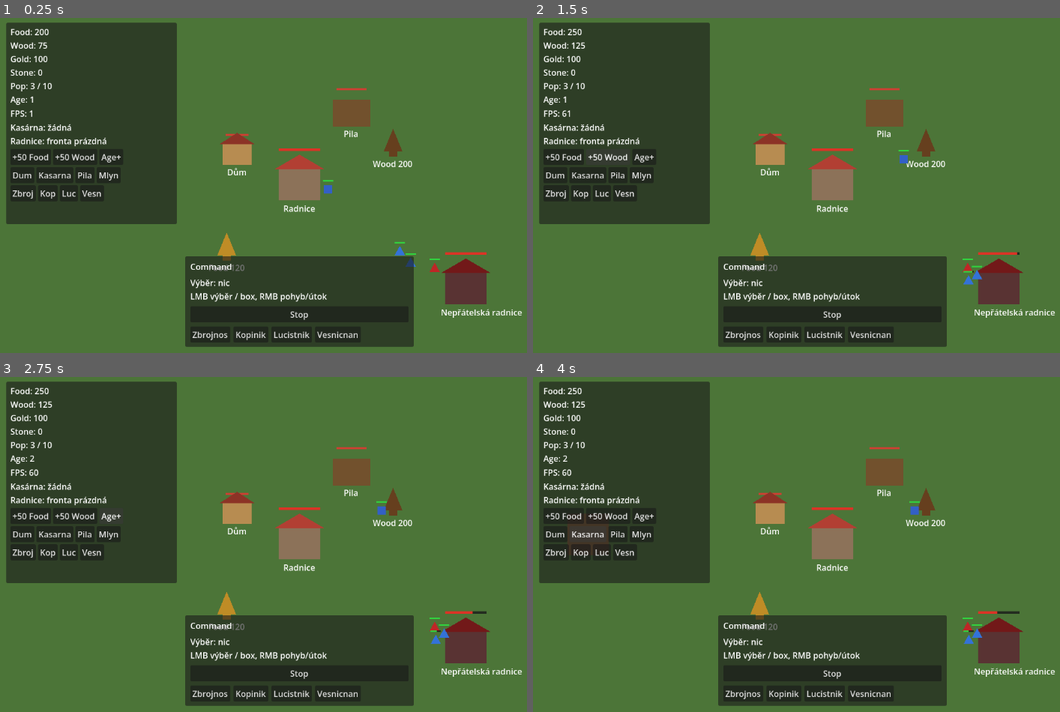
Above: before the commit, frames 1-4 (two rows, left to right).
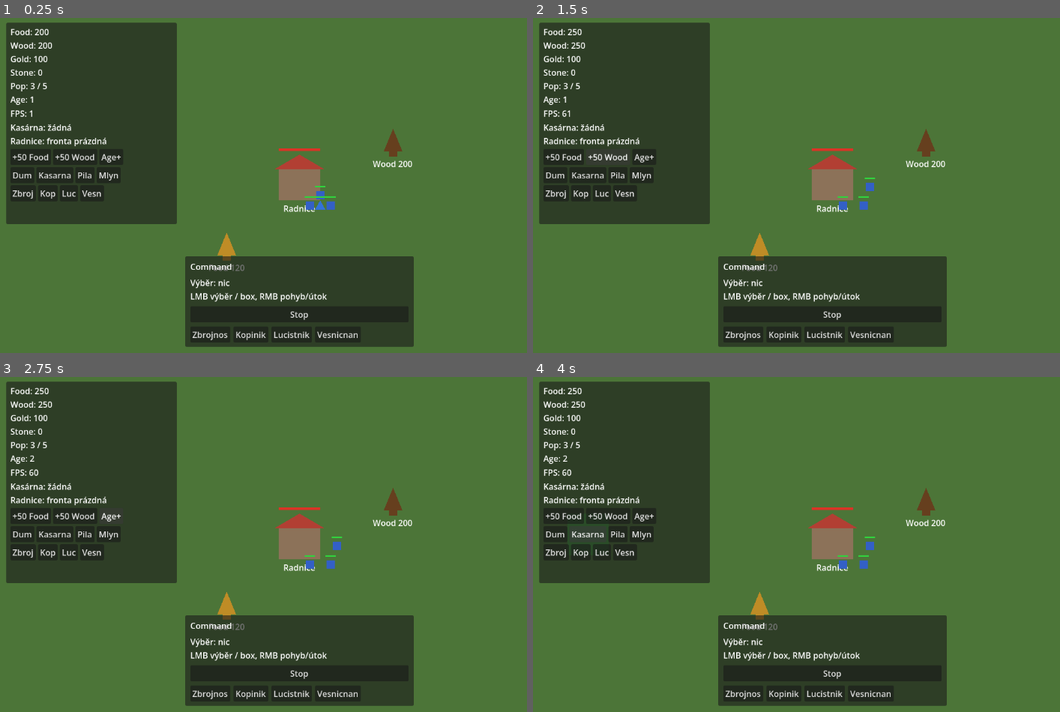
Above: after the commit, the same moments.

Repository: Kosino/ceske-srdce
Game: Godot game, scene res://scenes/map/Map.tscn
Same seed, same stepped clock (60 frames per second), same inputs: the game is played once before the commit and once after it.
Inputs:
- Up to frame 1 (0.25 s): no input
- Up to frame 2 (1.5 s): click "+50 Food" at 0.5 s; click "+50 Wood" at 1.25 s
- Up to frame 3 (2.75 s): click "Age+" at 2 s
- Up to frame 4 (4 s): click "Dum" at 2.75 s; click "Kasarna" at 3.5 s

The runs differ from the first frame. In frame 1, 2.7% of the frame differs, in the area x 7-100%, y 7-90%; in frame 2, 2.7%; in frame 3, 2.7%; in frame 4, 2.8%, in the area x 6-100%, y 7-90%.

Commit message:
Fix villager orders, friendly fire, and clean start demo
Villagers use a MOVING state so RMB move works after town-hall train.
Reject friendly attack/harvest targets with logs and a headless smoke
check. Start map with only Radnice, villagers, and resources.

Diff:
--- a/scripts/buildings/Barracks.gd
+++ b/scripts/buildings/Barracks.gd
@@ -92,6 +92,8 @@
 	var parent := spawn_parent if spawn_parent else get_parent()
 	unit.position = global_position + Vector2(0, footprint.y * 0.5 + 24.0)
 	parent.add_child(unit)
+	if unit is Unit and (unit as Unit).team == 0 and not unit.is_in_group("player_units"):
+		unit.add_to_group("player_units")
 	unit_spawned.emit(unit)
 	var label := str(UNIT_DEFS.get(unit_id, {}).get("label", unit_id))
 	print("[PROD] spawned %s at %s" % [unit_id, str(unit.position)])
--- a/scripts/map/Map.gd
+++ b/scripts/map/Map.gd
@@ -14,10 +14,12 @@
 	await get_tree().physics_frame
 	await get_tree().physics_frame
 	_spawn_core_demo()
-	NotificationManager.show_message("F3 debug. Command: Train Z/K/L/V. Pila/Mlýn drop-off.")
+	await _run_friendly_target_smoke()
+	NotificationManager.show_message("Start: Radnice + vesničané + zdroje. F3 stavění/trénink.")
 
 
 func _spawn_core_demo() -> void:
+	# DESIGN start: only Radnice, villagers, and resource nodes (no prebuilt House/Pila/combat).
 	var hall: DropOff = DROPOFF_SCENE.instantiate()
 	hall.team = 0
 	hall.position = Vector2(900, 700)
@@ -37,39 +39,45 @@
 	food.position = Vector2(760, 820)
 	units.add_child(food)
 
-	var villager: Villager = VILLAGER_SCENE.instantiate()
-	villager.position = Vector2(940, 720)
-	units.add_child(villager)
-	villager.assign_gather(wood)
+	for offset in [Vector2(940, 720), Vector2(920, 740), Vector2(960, 740)]:
+		var villager: Villager = VILLAGER_SCENE.instantiate()
+		villager.position = offset
+		units.add_child(villager)
 
-	building_placer.place_at("house", Vector2(780, 640))
-	building_placer.place_at("lumber_camp", Vector2(1000, 560))
-	building_placer.place_at("mill", Vector2(820, 860))
-	var barracks := building_placer.place_at("barracks", Vector2(1020, 780))
-	if barracks is Barracks:
-		var b := barracks as Barracks
-		b.enqueue_soldier()
-		b.enqueue_spearman()
 
-	# Combat demo: enemy hall uses reduced HP so victory is verifiable in headless.
-	var enemy_hall: DropOff = DROPOFF_SCENE.instantiate()
-	enemy_hall.team = 1
-	enemy_hall.max_hp = 90.0
-	enemy_hall.population_bonus = 0
-	enemy_hall.position = Vector2(1220, 900)
-	units.add_child(enemy_hall)
-	victory.watch_new_hall(enemy_hall)
+## Headless/manual regression: own buildings must not take friendly damage.
+func _run_friendly_target_smoke() -> void:
+	await get_tree().physics_frame
+	var hall := get_tree().get_first_node_in_group("player_town_hall") as DropOff
+	if hall == null:
+		print("[TEST] FAIL no player town hall")
+		return
+	var hp_before := hall.hp
 
-	var enemy: Soldier = SOLDIER_SCENE.instantiate()
-	enemy.team = 1
-	enemy.contribute_population = false
-	enemy.position = Vector2(1160, 860)
-	units.add_child(enemy)
+	var soldier: Soldier = SOLDIER_SCENE.instantiate()
+	soldier.team = 0
+	soldier.contribute_population = false
+	soldier.position = hall.global_position + Vector2(40, 40)
+	units.add_child(soldier)
+	await get_tree().physics_frame
 
-	for offset in [Vector2(1080, 820), Vector2(1100, 840)]:
-		var ally: Soldier = SOLDIER_SCENE.instantiate()
-		ally.team = 0
-		ally.contribute_population = true
-		ally.position = offset
-		units.add_child(ally)
-		ally.command_attack(enemy_hall)
+	soldier.command_attack(hall)
+	await get_tree().create_timer(0.3).timeout
+
+	var refused := soldier.attack_target == null
+	var hp_ok := is_equal_approx(hall.hp, hp_before)
+	print("[TEST] friendly_fire refused=%s hp_unchanged=%s (hp=%.1f)" % [refused, hp_ok, hall.hp])
+	if not refused or not hp_ok:
+		print("[TEST] FAIL friendly fire check")
+	else:
+		print("[TEST] PASS friendly fire check")
+
+	var villager := get_tree().get_first_node_in_group("player_units") as Villager
+	if villager:
+		villager.command_attack(hall)
+		print("[TEST] villager_attack_target_null=%s" % [villager.attack_target == null])
+		villager.command_move(hall.global_position + Vector2(80, 0))
+		await get_tree().physics_frame
+		print("[TEST] villager_moving_state=%s" % [villager.state == Villager.State.MOVING])
+
+	soldier.queue_free()
--- a/scripts/units/Unit.gd
+++ b/scripts/units/Unit.gd
@@ -26,16 +26,20 @@
 func _ready() -> void:
 	hp = max_hp
 	add_to_group("units")
+	_register_team_groups()
+	if navigation_agent:
+		navigation_agent.velocity_computed.connect(_on_velocity_computed)
+		navigation_agent.avoidance_enabled = true
+		navigation_agent.max_speed = speed
+
+
+func _register_team_groups() -> void:
 	if team == 0:
 		add_to_group("player_units")
 		if contribute_population:
 			GameManager.change_population(1)
 	else:
 		add_to_group("enemy_units")
-	if navigation_agent:
-		navigation_agent.velocity_computed.connect(_on_velocity_computed)
-		navigation_agent.avoidance_enabled = true
-		navigation_agent.max_speed = speed
 
 
 func _draw() -> void:
@@ -64,15 +68,32 @@
 	velocity = Vector2.ZERO
 
 
+func is_navigation_finished() -> bool:
+	return navigation_agent == null or navigation_agent.is_navigation_finished()
+
+
 func command_move(world_pos: Vector2) -> void:
 	attack_target = null
 	set_movement_target(world_pos)
 
 
+func is_friendly_target(target: Node2D) -> bool:
+	if target == null or not is_instance_valid(target):
+		return true
+	if "team" in target and int(target.get("team")) == team:
+		return true
+	if team == 0 and (target.is_in_group("player_buildings") or target.is_in_group("player_town_hall") or target.is_in_group("player_units")):
+		return true
+	if team != 0 and (target.is_in_group("enemy_buildings") or target.is_in_group("enemy_town_hall") or target.is_in_group("enemy_units")):
+		return true
+	return false
+
+
 func command_attack(target: Node2D) -> void:
 	if not can_attack or target == null or not is_instance_valid(target):
 		return
-	if "team" in target and int(target.get("team")) == team:
+	if is_friendly_target(target):
+		print("[COMBAT] refuse friendly fire team=%d -> %s" % [team, target.name])
 		return
 	attack_target = target
 	set_movement_target(target.global_position)
@@ -86,6 +107,11 @@
 func _physics_process(delta: float) -> void:
 	_attack_timer = maxf(_attack_timer - delta, 0.0)
 	if can_attack and is_instance_valid(attack_target):
+		if is_friendly_target(attack_target):
+			print("[COMBAT] clear friendly attack_target %s" % attack_target.name)
+			attack_target = null
+			stop_movement()
+			return
 		_chase_and_attack()
 	else:
 		attack_target = null
@@ -104,6 +130,10 @@
 
 func _try_strike() -> void:
 	if _attack_timer > 0.0 or not is_instance_valid(attack_target):
+		return
+	if is_friendly_target(attack_target):
+		print("[COMBAT] refuse strike friendly %s" % attack_target.name)
+		attack_target = null
 		return
 	_attack_timer = attack_cooldown
 	var damage := attack_damage
--- a/scripts/units/Villager.gd
+++ b/scripts/units/Villager.gd
@@ -1,7 +1,7 @@
 extends Unit
 class_name Villager
 
-enum State { IDLE, MOVE_TO_RESOURCE, HARVESTING, MOVE_TO_DROPOFF }
+enum State { IDLE, MOVING, MOVE_TO_RESOURCE, HARVESTING, MOVE_TO_DROPOFF }
 
 const HARVEST_RATES := {
 	"wood": 0.40,
@@ -32,6 +32,11 @@
 
 
 func assign_gather(resource: ResourceNode, dropoff: Node2D = null) -> void:
+	if resource == null or not is_instance_valid(resource):
+		return
+	if not resource.has_method("harvest"):
+		print("[GATHER] refuse harvest target (not a resource): %s" % resource.name)
+		return
 	target_resource = resource
 	target_dropoff = dropoff
 	if is_instance_valid(target_resource):
@@ -45,6 +50,11 @@
 
 func _physics_process(delta: float) -> void:
 	match state:
+		State.MOVING:
+			_steer_toward_target()
+			if is_navigation_finished():
+				state = State.IDLE
+				stop_movement()
 		State.MOVE_TO_RESOURCE:
 			_steer_toward_target()
 			if _reached_resource():
@@ -61,8 +71,26 @@
 
 
 func command_move(world_pos: Vector2) -> void:
+	_interrupt_gather_orders()
+	state = State.MOVING
+	super.command_move(world_pos)
+
+
+func command_stop() -> void:
+	_interrupt_gather_orders()
 	state = State.IDLE
-	super.command_move(world_pos)
+	super.command_stop()
+
+
+func command_attack(target: Node2D) -> void:
+	# Villagers never attack; keep gather/move only.
+	print("[COMBAT] villager refuse attack -> %s" % (target.name if target else "null"))
+	return
+
+
+func _interrupt_gather_orders() -> void:
+	target_resource = null
+	target_dropoff = null
 
 
 func _go_to_resource() -> void:
@@ -70,12 +98,22 @@
 		state = State.IDLE
 		stop_movement()
 		return
+	if not (target_resource is ResourceNode):
+		print("[GATHER] refuse non-resource gather target")
+		target_resource = null
+		state = State.IDLE
+		return
 	state = State.MOVE_TO_RESOURCE
 	set_movement_target(target_resource.global_position)
 
 
 func _begin_harvest() -> void:
 	if not is_instance_valid(target_resource) or target_resource.is_depleted():
+		state = State.IDLE
+		return
+	if not target_resource.has_method("harvest"):
+		print("[GATHER] refuse harvesting non-resource %s" % target_resource.name)
+		target_resource = null
 		state = State.IDLE
 		return
 	state = State.HARVESTING
--- a/scripts/world/DropOff.gd
+++ b/scripts/world/DropOff.gd
@@ -87,14 +87,16 @@
 	if queue.is_empty():
 		return
 	queue.pop_front()
-	var villager: Node2D = VILLAGER_SCENE.instantiate()
-	if villager is Unit:
-		(villager as Unit).contribute_population = false
-		(villager as Unit).team = team
+	var villager: Villager = VILLAGER_SCENE.instantiate() as Villager
+	villager.contribute_population = false
+	villager.team = team
 	var parent := spawn_parent if spawn_parent else get_parent()
 	villager.position = global_position + Vector2(0, 56.0)
 	parent.add_child(villager)
-	print("[PROD] spawned villager at %s" % str(villager.position))
+	# Ensure selectable after spawn (team groups from Unit._ready).
+	if villager.team == 0 and not villager.is_in_group("player_units"):
+		villager.add_to_group("player_units")
+	print("[PROD] spawned villager at %s groups_ok=%s" % [str(villager.position), villager.is_in_group("player_units")])
 	NotificationManager.show_message("Vycvičen vesničan.")
 	queue_changed.emit()
 	if not queue.is_empty():
